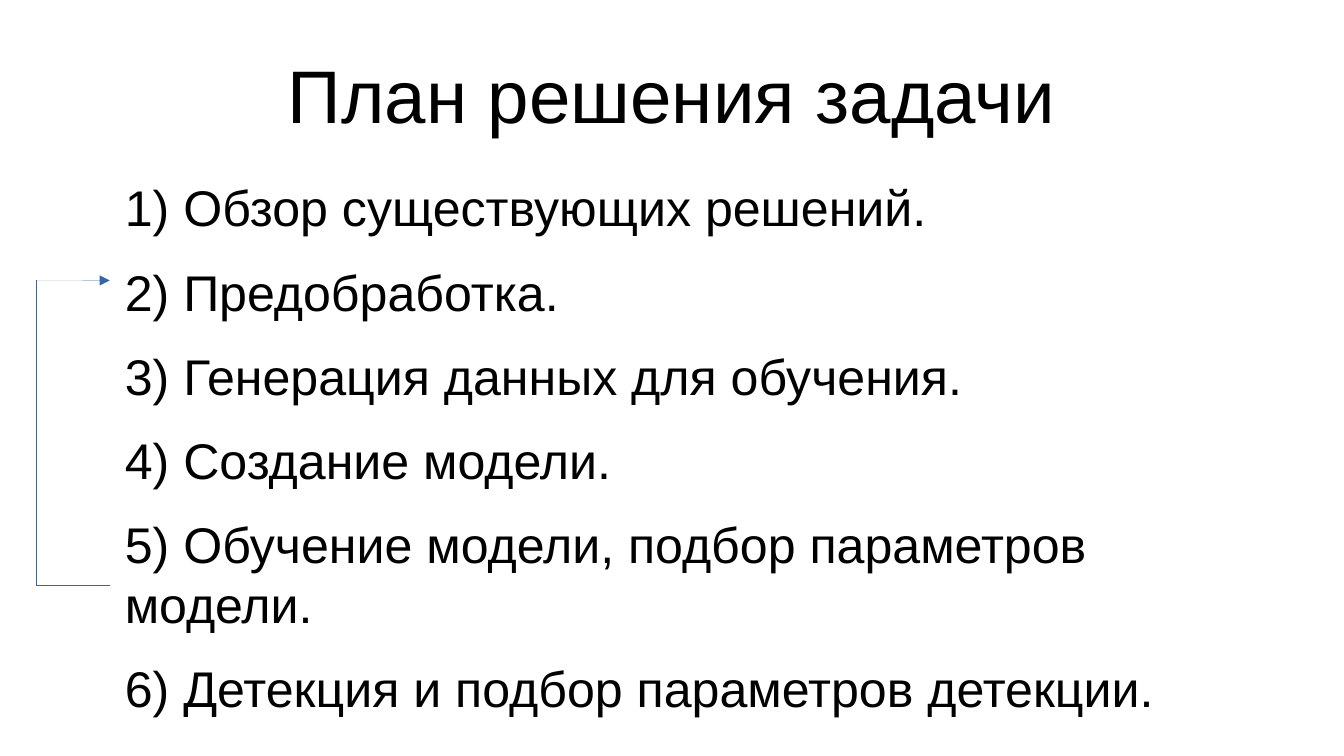
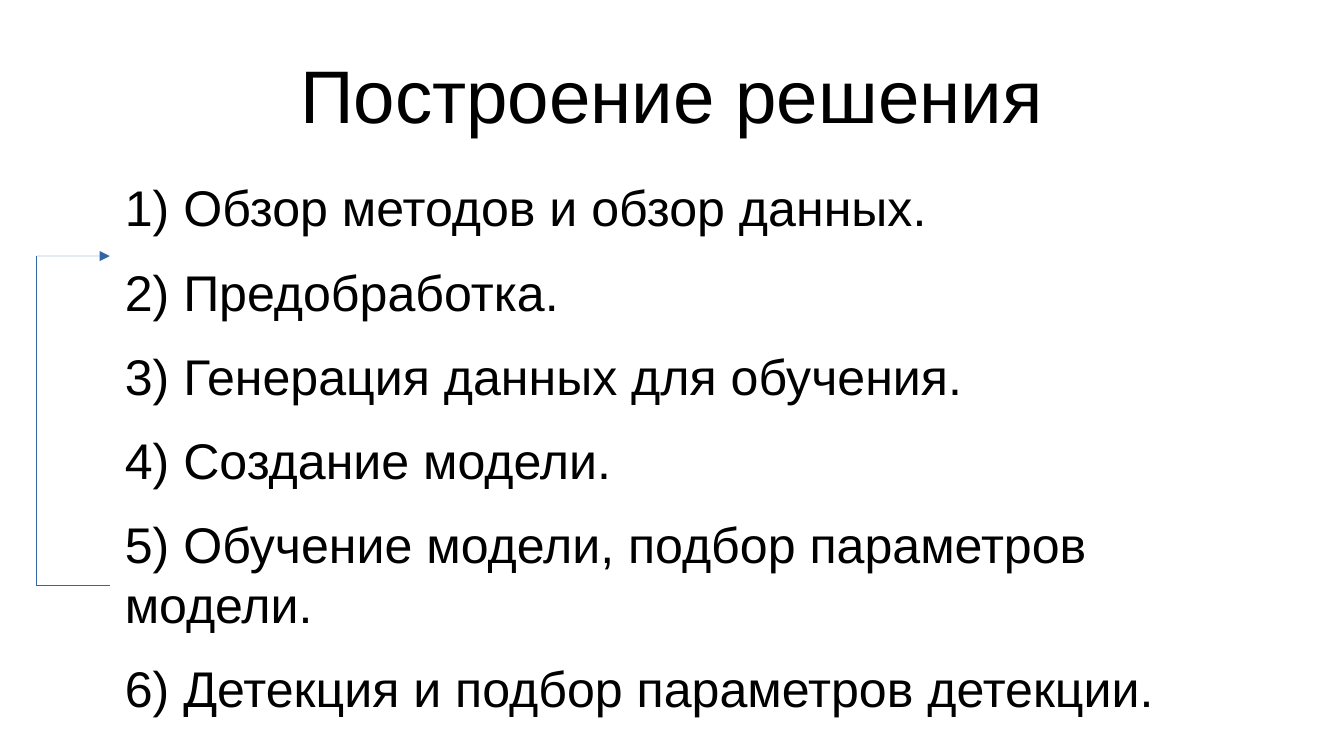
Before and after one commit to rt2122/data-segmentation-2, a slide deck: slide 6 of text/sem.odp. Drawn at 1344x756 pixels with LibreOffice and Linux fonts; fonts in the diff are those of the drawing. Boxes give left, top, right and bottom in pixels: in the first picture for what was removed or moved away, otherwise in the second. Text is boxed around its words. In the diff, an @@ line names an element or a change of style, - is before the commit and + after.

```diff
--- a/text/sem.odp
+++ b/text/sem.odp
@@ title at (300,71,1042,137): text changed @@
-План решения задачи
+Построение решения
@@ text at (125,189,926,237): text changed @@
-1) Обзор существующих решений.
+1) Обзор методов и обзор данных.
@@ line moved from (37, 281) - (37, 585) to (37, 256) - (37, 585) @@
@@ arrow moved from (37, 281) - (110, 281) to (37, 256) - (110, 256) @@
```
Also in this commit, not shown: 6 other slides changed, 10 slides added, 8 other files.
